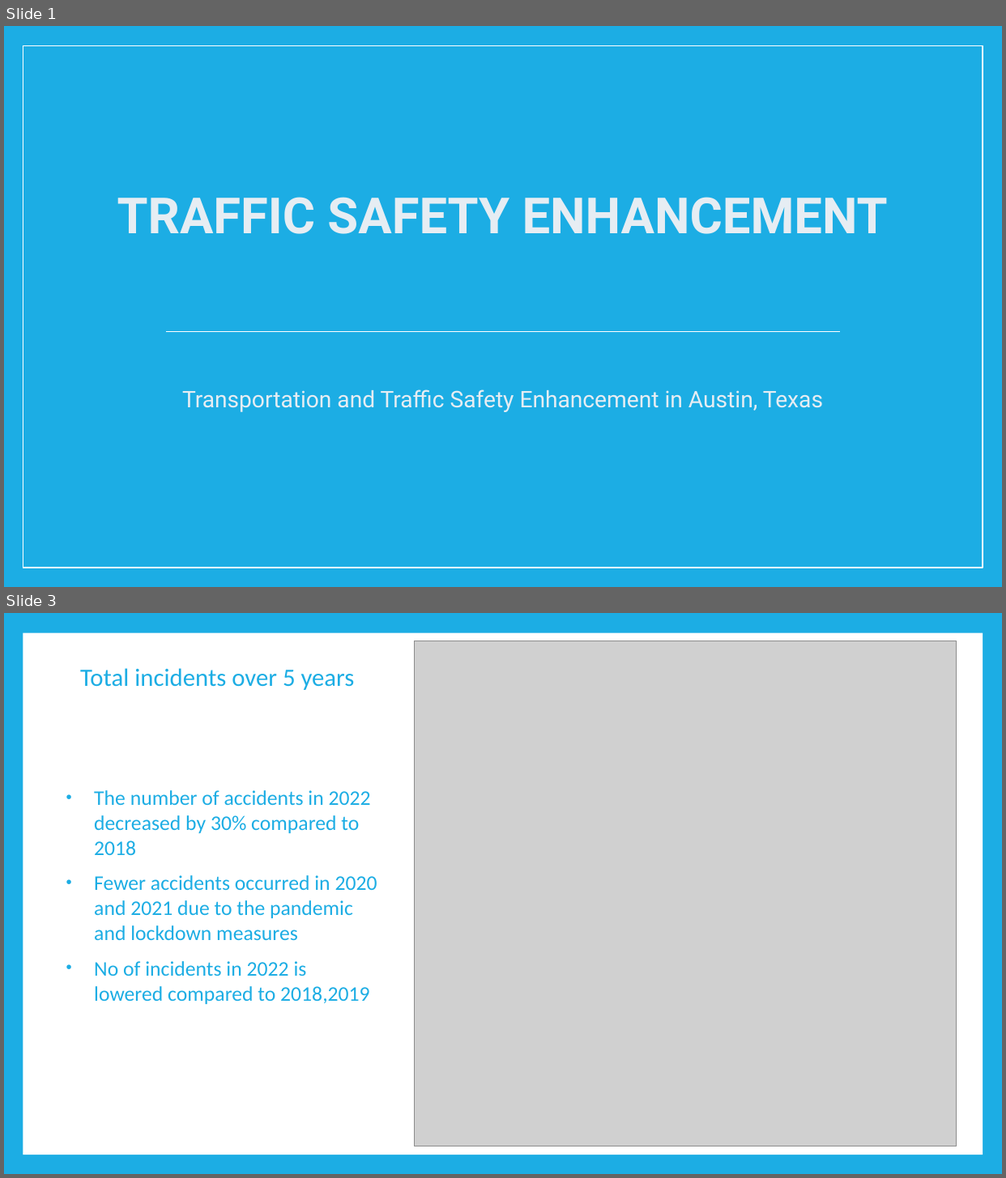
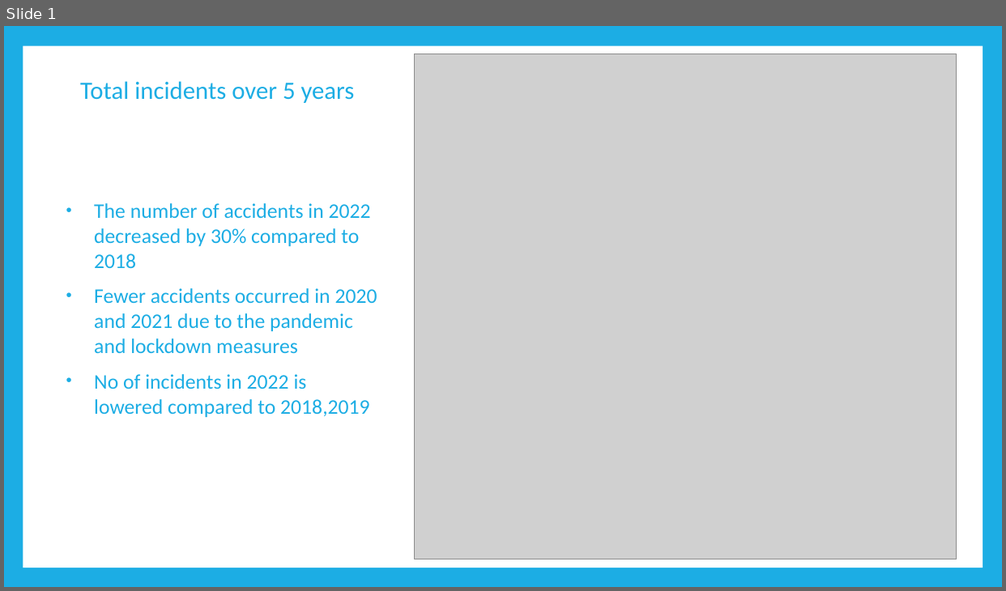
Before and after one commit to CharlesQuinn1/Trafic-Safety-Enhancement, a slide deck: Presentation/Sujatha.pptx. Shown one above the other, each under a label of ours: slides 1 and 3 before the commit, slide 1 after it; the slides between them are not shown. The pictures are 1006x1178 and 1006x591 pixels, drawn with LibreOffice and Linux fonts; fonts in the diff are those of the drawing; grey boxes stand for pictures. Boxes give left, top, right and bottom in pixels: in the first picture for what was removed or moved away, otherwise in the second. Text is boxed around its words. In the diff, an @@ line names an element or a change of style, - is before the commit and + after.

```diff
--- a/Presentation/Sujatha.pptx
+++ b/Presentation/Sujatha.pptx
@@ slide 1 removed at box(4, 26, 1002, 587), background #1CADE4 @@
@@ rectangle removed at box(23, 46, 982, 568) @@
@@ title removed at box(117, 197, 888, 234) @@
-TRAFFIC SAFETY ENHANCEMENT
@@ line removed from (166, 331) to (839, 331) @@
@@ subtitle removed at box(182, 390, 823, 412) @@
-Transportation and Traffic Safety Enhancement in Austin, Texas
@@ what was slide 3 is now slide 1 @@
```
Also in this commit, not shown: 1 slide changed, 3 other slides removed.
